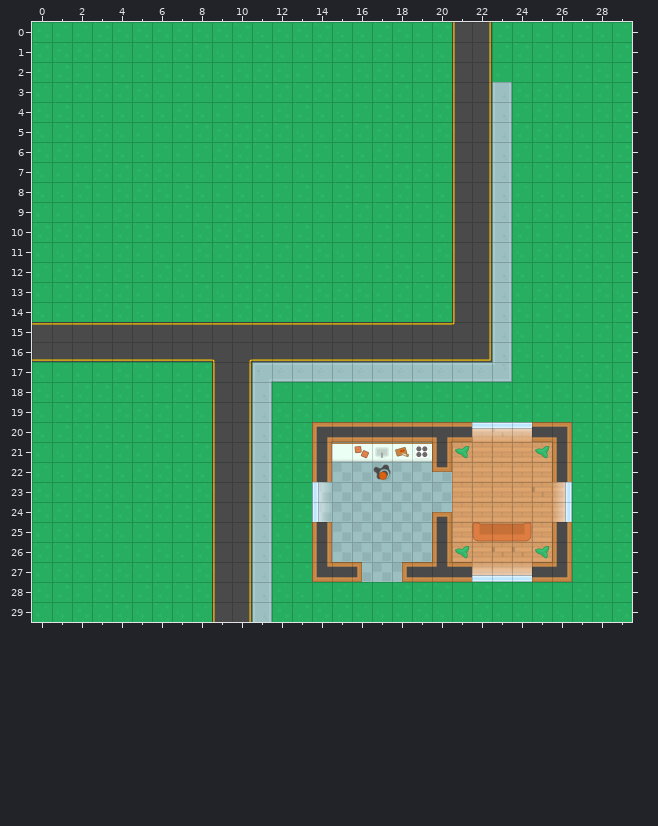
Level history. Tiled map: core/assets/world.tmx. Above is the file before it was changed.
Cells are 64x64 px. Shown: x 0..29, y 0..29.
The same view after the edit:
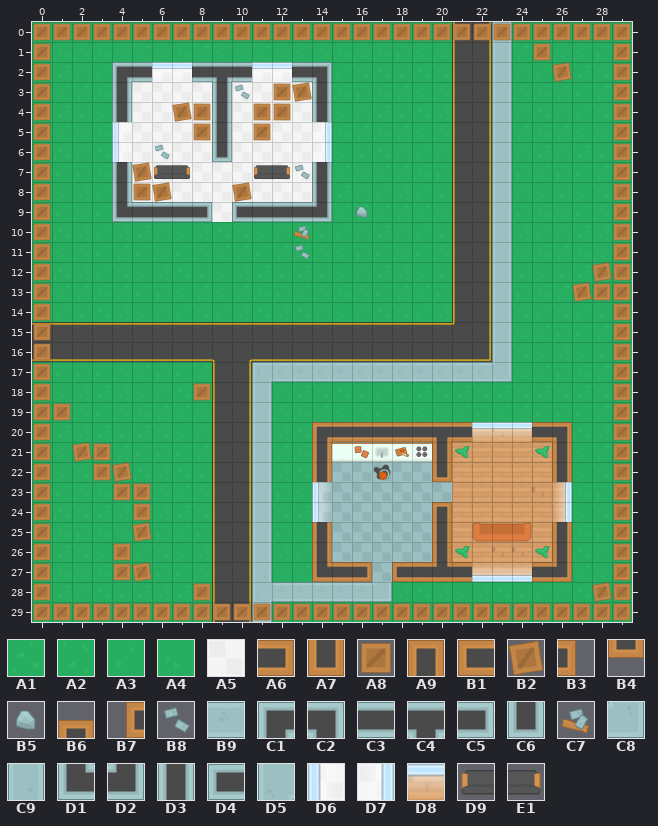
Key: from "tileset": A1 0, A2 1, A3 2, A4 3, A5 11, A6 122, A7 123, A8 128, A9 149, B1 150, B2 155, B3 232, B4 233, B5 236, B6 259, B7 260, B8 261, B9 272, C1 279, C2 280, C3 281, C4 282, C5 284, C6 285, C7 291, C8 298, C9 299, D1 306, D2 307, D3 308, D4 312, D5 407, D6 436, D7 437, D8 463, D9 500, E1 502.
__ is an empty cell, ## one hidden under a higher layer, .. an unchanged one.
See-through tiles are keyed as they look on the map.
Changes in this commit:
--- layer "background"
@@ x 4..23 @@
- 0 .. .. .. .. .. .. .. .. .. .. .. .. .. .. .. .. .. .. .. A2
- 1 .. .. .. .. .. .. .. .. .. .. .. .. .. .. .. .. .. .. .. A2
- 2 A4 A4 A1 A2 A4 A4 A1 A1 A1 A3 A4 .. .. .. .. .. .. .. .. A3
- 3 A2 A1 A4 A3 A3 A2 A3 A2 A2 A2 A1 .. .. .. .. .. .. .. .. ..
- 4 A4 A4 A4 A1 A4 A3 A3 A4 A1 A2 A4 .. .. .. .. .. .. .. .. ..
- 5 A4 A3 A3 A2 A2 A1 A2 A1 A2 A4 A4 .. .. .. .. .. .. .. .. ..
- 6 A4 A4 A3 A3 A3 A1 A2 A2 A3 A1 A3 .. .. .. .. .. .. .. .. ..
- 7 A2 A1 A1 A3 A4 A2 A2 A2 A3 A4 A4 .. .. .. .. .. .. .. .. ..
- 8 A1 A1 A1 A2 A4 A3 A4 A4 A3 A2 A4 .. .. .. .. .. .. .. .. ..
- 9 A1 .. .. .. .. A2 A1 A3 A3 A3 A4 .. .. .. .. .. .. .. .. ..
+ 0 .. .. .. .. .. .. .. .. .. .. .. .. .. .. .. .. .. .. .. C9
+ 1 .. .. .. .. .. .. .. .. .. .. .. .. .. .. .. .. .. .. .. C9
+ 2 ## ## A5 A5 ## ## ## A5 A5 ## ## .. .. .. .. .. .. .. .. C9
+ 3 ## A5 A5 A5 A5 ## A5 A5 A5 A5 ## .. .. .. .. .. .. .. .. ..
+ 4 ## A5 A5 A5 A5 ## A5 A5 A5 A5 ## .. .. .. .. .. .. .. .. ..
+ 5 A5 A5 A5 A5 A5 ## A5 A5 A5 A5 A5 .. .. .. .. .. .. .. .. ..
+ 6 A5 A5 A5 A5 A5 ## A5 A5 A5 A5 A5 .. .. .. .. .. .. .. .. ..
+ 7 ## A5 A5 A5 A5 A5 A5 A5 A5 A5 ## .. .. .. .. .. .. .. .. ..
+ 8 ## A5 A5 A5 A5 A5 A5 A5 A5 A5 ## .. .. .. .. .. .. .. .. ..
+ 9 ## .. .. .. .. A5 ## ## ## ## ## .. .. .. .. .. .. .. .. ..
@@ x 11..17 @@
-28 C9 A1 A4 A3 A1 A3 A4
-29 .. A1 A2 A1 A2 .. A4
+28 D5 B9 B9 B9 B9 B9 C8
+29 .. A3 A3 A2 A3 .. A2
--- layer "collision-layer"
@@ x 0..29 @@
- 0 __ __ __ __ __ __ __ __ __ __ __ __ __ __ __ __ __ __ __ __ __ __ __ __ __ __ __ __ __ __
- 1 __ .. .. .. .. .. .. .. .. .. .. .. .. .. .. .. .. .. .. .. .. .. .. .. .. __ .. .. .. __
- 2 __ .. .. .. __ __ __ __ __ __ __ __ __ __ __ .. .. .. .. .. .. .. .. .. .. .. __ .. .. __
- 3 __ .. .. .. __ .. .. .. .. __ .. .. __ __ __ .. .. .. .. .. .. .. .. .. .. .. .. .. .. __
- 4 __ .. .. .. __ .. .. __ __ __ .. __ __ .. __ .. .. .. .. .. .. .. .. .. .. .. .. .. .. __
- 5 __ .. .. .. __ .. .. .. __ __ .. __ .. .. __ .. .. .. .. .. .. .. .. .. .. .. .. .. .. __
- 6 __ .. .. .. __ .. .. .. .. __ .. .. .. .. __ .. .. .. .. .. .. .. .. .. .. .. .. .. .. __
- 7 __ .. .. .. __ __ __ __ .. .. .. __ __ .. __ .. .. .. .. .. .. .. .. .. .. .. .. .. .. __
- 8 __ .. .. .. __ __ __ .. .. .. __ .. .. .. __ .. .. .. .. .. .. .. .. .. .. .. .. .. .. __
- 9 __ .. .. .. __ __ __ __ __ .. __ __ __ __ __ .. .. .. .. .. .. .. .. .. .. .. .. .. .. __
-10 __ .. .. .. .. .. .. .. .. .. .. .. .. .. .. .. .. .. .. .. .. .. .. .. .. .. .. .. .. __
-11 __ .. .. .. .. .. .. .. .. .. .. .. .. .. .. .. .. .. .. .. .. .. .. .. .. .. .. .. .. __
-12 __ .. .. .. .. .. .. .. .. .. .. .. .. .. .. .. .. .. .. .. .. .. .. .. .. .. .. .. __ __
-13 __ .. .. .. .. .. .. .. .. .. .. .. .. .. .. .. .. .. .. .. .. .. .. .. .. .. .. __ __ __
-14 __ .. .. .. .. .. .. .. .. .. .. .. .. .. .. .. .. .. .. .. .. .. .. .. .. .. .. .. .. __
-15 __ .. .. .. .. .. .. .. .. .. .. .. .. .. .. .. .. .. .. .. .. .. .. .. .. .. .. .. .. __
-16 __ .. .. .. .. .. .. .. .. .. .. .. .. .. .. .. .. .. .. .. .. .. .. .. .. .. .. .. .. __
-17 __ .. .. .. .. .. .. .. .. .. .. .. .. .. .. .. .. .. .. .. .. .. .. .. .. .. .. .. .. __
-18 __ .. .. .. .. .. .. .. __ .. .. .. .. .. .. .. .. .. .. .. .. .. .. .. .. .. .. .. .. __
-19 __ __ .. .. .. .. .. .. .. .. .. .. .. .. .. .. .. .. .. .. .. .. .. .. .. .. .. .. .. __
-20 __ .. .. .. .. .. .. .. .. .. .. .. .. .. .. .. .. .. .. .. .. .. .. .. .. .. .. .. .. __
-21 __ .. __ __ .. .. .. .. .. .. .. .. .. .. .. .. .. .. .. .. .. .. .. .. .. .. .. .. .. __
-22 __ .. .. __ __ .. .. .. .. .. .. .. .. .. .. .. .. .. .. .. B4 .. .. .. .. .. .. .. .. __
-23 __ .. .. .. __ __ .. .. .. .. .. .. .. .. .. .. .. .. .. .. .. .. .. .. .. .. .. .. .. __
-24 __ .. .. .. .. __ .. .. .. .. .. .. .. .. .. .. .. .. .. .. B6 .. .. .. .. .. .. .. .. __
-25 __ .. .. .. .. __ .. .. .. .. .. .. .. .. .. .. .. .. .. .. .. .. .. .. .. .. .. .. .. __
-26 __ .. .. .. __ .. .. .. .. .. .. .. .. .. .. .. .. .. .. .. .. .. .. .. .. .. .. .. .. __
-27 __ .. .. .. __ __ .. .. .. .. .. .. .. .. .. .. B3 .. B7 .. .. .. .. .. .. .. .. .. .. __
-28 __ .. .. .. .. .. .. .. __ .. .. .. .. .. .. .. .. .. .. .. .. .. .. .. .. .. .. .. __ __
-29 __ __ __ __ __ __ __ __ __ __ __ __ __ __ __ __ __ __ __ __ __ __ __ __ __ __ __ __ __ __
+ 0 A8 A8 A8 A8 A8 A8 A8 A8 A8 A8 A8 A8 A8 A8 A8 A8 A8 A8 A8 A8 A8 A8 A8 A8 A8 A8 A8 A8 A8 A8
+ 1 A8 .. .. .. .. .. .. .. .. .. .. .. .. .. .. .. .. .. .. .. .. .. .. .. .. A8 .. .. .. A8
+ 2 A8 .. .. .. C1 C3 D8 D8 C3 C4 C3 D8 D8 C3 C2 .. .. .. .. .. .. .. .. .. .. .. B2 .. .. A8
+ 3 A8 .. .. .. D3 .. .. .. .. D3 .. .. A8 B2 D3 .. .. .. .. .. .. .. .. .. .. .. .. .. .. A8
+ 4 A8 .. .. .. D3 .. .. B2 A8 D3 .. A8 A8 .. D3 .. .. .. .. .. .. .. .. .. .. .. .. .. .. A8
+ 5 A8 .. .. .. D6 .. .. .. A8 D3 .. A8 .. .. D7 .. .. .. .. .. .. .. .. .. .. .. .. .. .. A8
+ 6 A8 .. .. .. D6 .. .. .. .. C6 .. .. .. .. D7 .. .. .. .. .. .. .. .. .. .. .. .. .. .. A8
+ 7 A8 .. .. .. D3 B2 D9 E1 .. .. .. D9 E1 .. D3 .. .. .. .. .. .. .. .. .. .. .. .. .. .. A8
+ 8 A8 .. .. .. D3 A8 B2 .. .. .. B2 .. .. .. D3 .. .. .. .. .. .. .. .. .. .. .. .. .. .. A8
+ 9 A8 .. .. .. D1 C3 C3 C3 C5 .. D4 C3 C3 C3 D2 .. .. .. .. .. .. .. .. .. .. .. .. .. .. A8
+10 A8 .. .. .. .. .. .. .. .. .. .. .. .. .. .. .. .. .. .. .. .. .. .. .. .. .. .. .. .. A8
+11 A8 .. .. .. .. .. .. .. .. .. .. .. .. .. .. .. .. .. .. .. .. .. .. .. .. .. .. .. .. A8
+12 A8 .. .. .. .. .. .. .. .. .. .. .. .. .. .. .. .. .. .. .. .. .. .. .. .. .. .. .. B2 A8
+13 A8 .. .. .. .. .. .. .. .. .. .. .. .. .. .. .. .. .. .. .. .. .. .. .. .. .. .. B2 A8 A8
+14 A8 .. .. .. .. .. .. .. .. .. .. .. .. .. .. .. .. .. .. .. .. .. .. .. .. .. .. .. .. A8
+15 A8 .. .. .. .. .. .. .. .. .. .. .. .. .. .. .. .. .. .. .. .. .. .. .. .. .. .. .. .. A8
+16 A8 .. .. .. .. .. .. .. .. .. .. .. .. .. .. .. .. .. .. .. .. .. .. .. .. .. .. .. .. A8
+17 A8 .. .. .. .. .. .. .. .. .. .. .. .. .. .. .. .. .. .. .. .. .. .. .. .. .. .. .. .. A8
+18 A8 .. .. .. .. .. .. .. A8 .. .. .. .. .. .. .. .. .. .. .. .. .. .. .. .. .. .. .. .. A8
+19 A8 A8 .. .. .. .. .. .. .. .. .. .. .. .. .. .. .. .. .. .. .. .. .. .. .. .. .. .. .. A8
+20 A8 .. .. .. .. .. .. .. .. .. .. .. .. .. .. .. .. .. .. .. .. .. .. .. .. .. .. .. .. A8
+21 A8 .. B2 A8 .. .. .. .. .. .. .. .. .. .. .. .. .. .. .. .. .. .. .. .. .. .. .. .. .. A8
+22 A8 .. .. A8 B2 .. .. .. .. .. .. .. .. .. .. .. .. .. .. .. A7 .. .. .. .. .. .. .. .. A8
+23 A8 .. .. .. A8 A8 .. .. .. .. .. .. .. .. .. .. .. .. .. .. .. .. .. .. .. .. .. .. .. A8
+24 A8 .. .. .. .. A8 .. .. .. .. .. .. .. .. .. .. .. .. .. .. A9 .. .. .. .. .. .. .. .. A8
+25 A8 .. .. .. .. B2 .. .. .. .. .. .. .. .. .. .. .. .. .. .. .. .. .. .. .. .. .. .. .. A8
+26 A8 .. .. .. A8 .. .. .. .. .. .. .. .. .. .. .. .. .. .. .. .. .. .. .. .. .. .. .. .. A8
+27 A8 .. .. .. A8 B2 .. .. .. .. .. .. .. .. .. .. A6 .. B1 .. .. .. .. .. .. .. .. .. .. A8
+28 A8 .. .. .. .. .. .. .. A8 .. .. .. .. .. .. .. .. .. .. .. .. .. .. .. .. .. .. .. B2 A8
+29 A8 A8 A8 A8 A8 A8 A8 A8 A8 A8 A8 A8 A8 A8 A8 A8 A8 A8 A8 A8 A8 A8 A8 A8 A8 A8 A8 A8 A8 A8
--- layer "decorations"
@@ x 10..10 @@
- 3 __
+ 3 B8
@@ x 6..13 @@
- 6 __ .. .. .. .. .. .. ..
- 7 .. .. .. .. .. .. .. __
+ 6 B8 .. .. .. .. .. .. ..
+ 7 .. .. .. .. .. .. .. B8
@@ x 13..16 @@
- 9 .. .. .. __
-10 __ .. .. ..
-11 __ .. .. ..
+ 9 .. .. .. B5
+10 C7 .. .. ..
+11 B8 .. .. ..
Where, in picture pixels (left, top, right, bottom), the same in both pictures:
changed: (33, 22, 631, 621)
